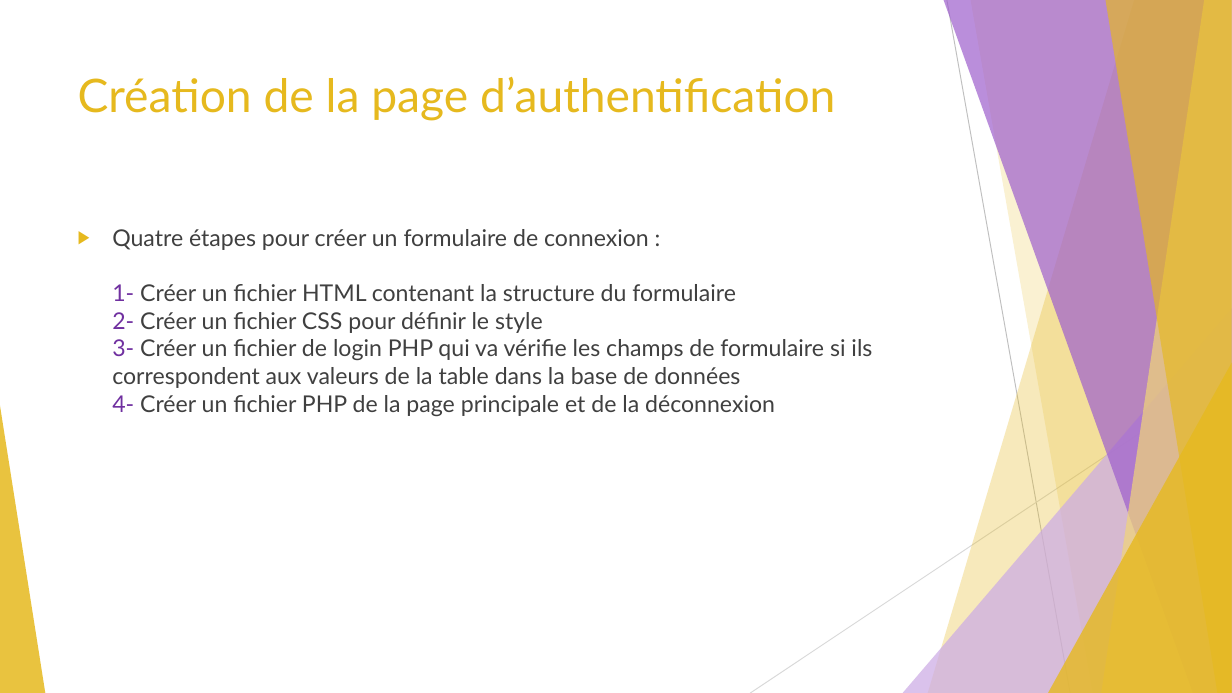
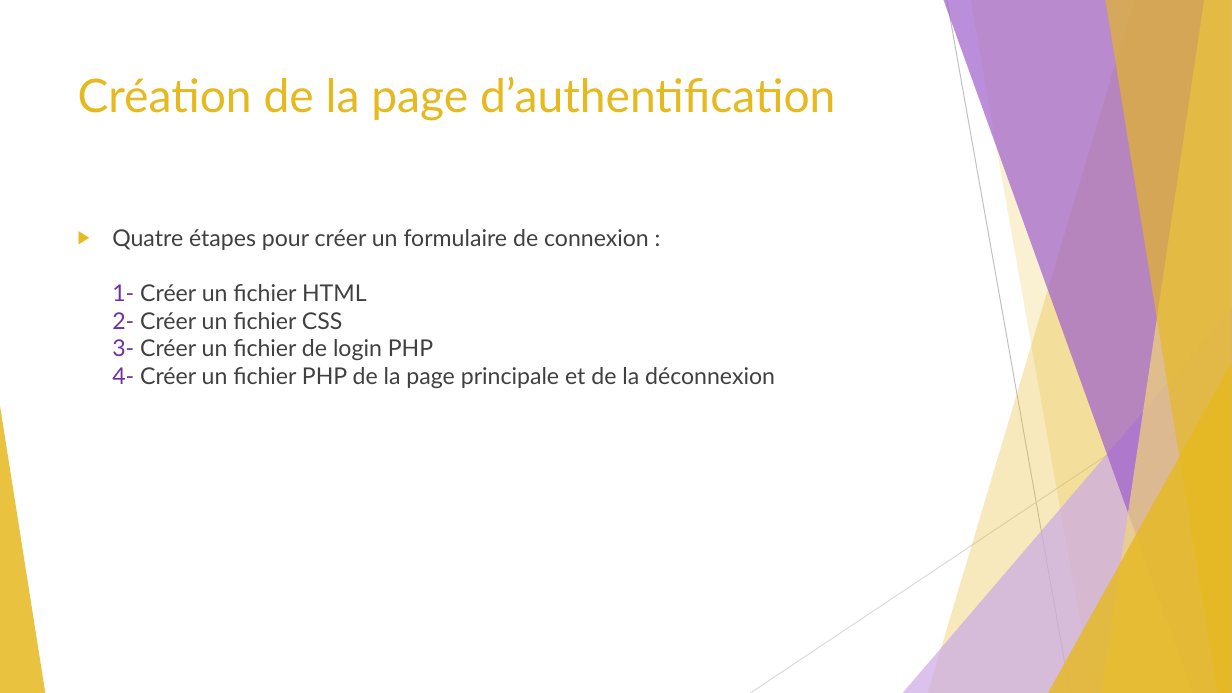
Before and after one commit to GuiguiMvn/Systeme-Escape-Game-Telethon, a slide deck: slide 5 of Cyril/Présentation.pptx. Drawn at 1232x693 pixels with LibreOffice and Linux fonts; fonts in the diff are those of the drawing. Boxes give left, top, right and bottom in pixels: in the first picture for what was removed or moved away, otherwise in the second. Text is boxed around its words. In the diff, an @@ line names an element or a change of style, - is before the commit and + after.

```diff
--- a/Cyril/Présentation.pptx
+++ b/Cyril/Présentation.pptx
@@ text at <box>112,229,775,388</box>: text changed @@
-▶ Quatre étapes pour créer un formulaire de connexion :
-  1- Créer un fichier HTML contenant la structure du formulaire
-  2- Créer un fichier CSS pour définir le style
-  3- Créer un fichier de login PHP qui va vérifie les champs de formulaire si ils correspondent aux valeurs de la table dans la base de données
-  4- Créer un fichier PHP de la page principale et de la déconnexion
+▶ Quatre étapes pour créer un formulaire de connexion :
+  1- Créer un fichier HTML
+  2- Créer un fichier CSS
+  3- Créer un fichier de login PHP
+  4- Créer un fichier PHP de la page principale et de la déconnexion
```
Also in this commit, not shown: 1 other slide changed, 3 other files.
